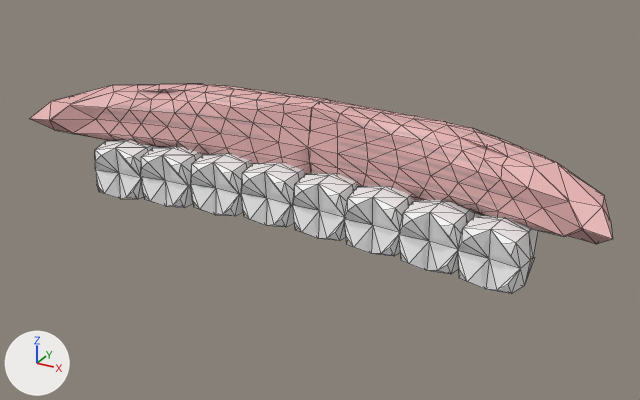
Renders of the OBJ model Game/Resources/GameScene/LowerJaw/lowerJaw.obj from each side of a commit.
Camera for both pictures: a 50 mm camera at (22.7, -32.5, 17.1) aimed at (1.0, 7.1, -2.7). Lighting does not change. The marker at lower left points along +X, +Y and +Z. Mesh edges are drawn as thin lines. Where no turn or scale is listed for an object, it has been applied to the vertices. Vertices at the same position are counted once.

Script lines for the objects in view, before the commit:
```python
me_立方体_011 = bpy.data.meshes.new('立方体.011')
me_立方体_011.from_pydata(...)  # 594 vertices, 1151 faces; spans x -17.1..17.2, y 3.7..11.3, z -4.3..2.4
me_立方体_011.materials.append(mat_material_001)  # picture img_lowerjaw2_png
ob_立方体_011 = bpy.data.objects.new('立方体.011', me_立方体_011)
ob_立方体_011.location = (0.0, 0.0, 0.0)
```
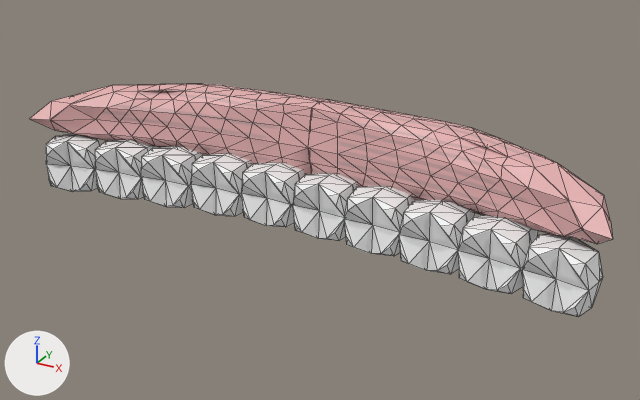
Pixel boxes [x1, y1, x2, y2] of what changed, in the pictures (640 x 400 px):
'立方体.011', reshaped (11% taller): before [30, 84, 613, 294]; after [30, 84, 613, 317]
part 1 of me_立方体_011, added: after [523, 233, 603, 317]
part 2 of me_立方体_011, added: after [46, 134, 100, 191]

The change in detail:
Material 'material.004' (mat_material_004) is new.
Its texture is img_lowerjaw2_png.
Material 'material.005' (mat_material_005) is new.
Its texture is img_lowerjaw2_png.
me_立方体_011 is used by ob_立方体_011; location (0.0, 0.0, 0.0).
me_立方体_011 had 594 vertices, 1151 faces and spanned x -17.1..17.2, y 3.7..11.3, z -4.3..2.4.
me_立方体_011 now has 662 vertices, 1279 faces and spans x -17.1..17.2, y 3.5..11.3, z -4.3..2.4.
me_立方体_011 part 1: a new loose piece of 34 vertices spanning x 13.3..16.7, y 3.7..7.8, z -4.3..-1.0, in mat_material_004 (picture img_lowerjaw2_png).
me_立方体_011 part 2: a new loose piece of 34 vertices spanning x -16.6..-13.1, y 3.5..6.8, z -4.3..-1.0, in mat_material_005 (picture img_lowerjaw2_png).
me_立方体_011 now uses material mat_material_004 (picture img_lowerjaw2_png).
me_立方体_011 now uses material mat_material_005 (picture img_lowerjaw2_png).
